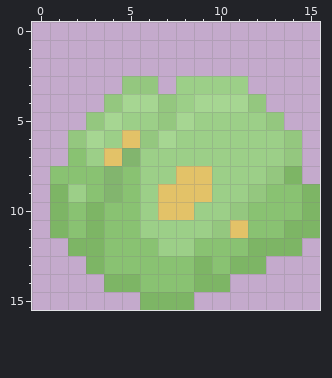
Pixel-art sprite -- Assets/Sprites/items/money.png. That is the earlier state.
The file is 16x16 pixels. Colours within 5 levels of each other are drawn and written as one.
Now the later version:
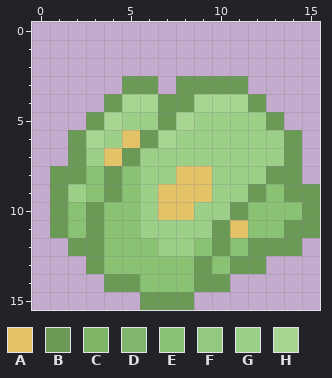
Palette (. is transparent): A #e3c268  B #6b9956  C #7db565  D #82b56e  E #89c272  F #94c77f  G #9ccf88  H #a6d692
From the commit log: put darker lines on money sprite
Change:
Changed rows in their new state; - is an unchanged pixel.
first column x 1:
 3 ----BB-BBBB----
 4 ---B--BB---B---
 5 --B---B-----B--
 6 -B---B-------B-
 7 -B--B--------B-
 8 BB-B--------BB-
 9 B--B-------B-BB
10 B-B-------B---B
11 B-B------B---BB
12 -BB------B-BBB-
13 --B-----B-BB---
14 ---BB---BB-----
15 -----BBB-------
